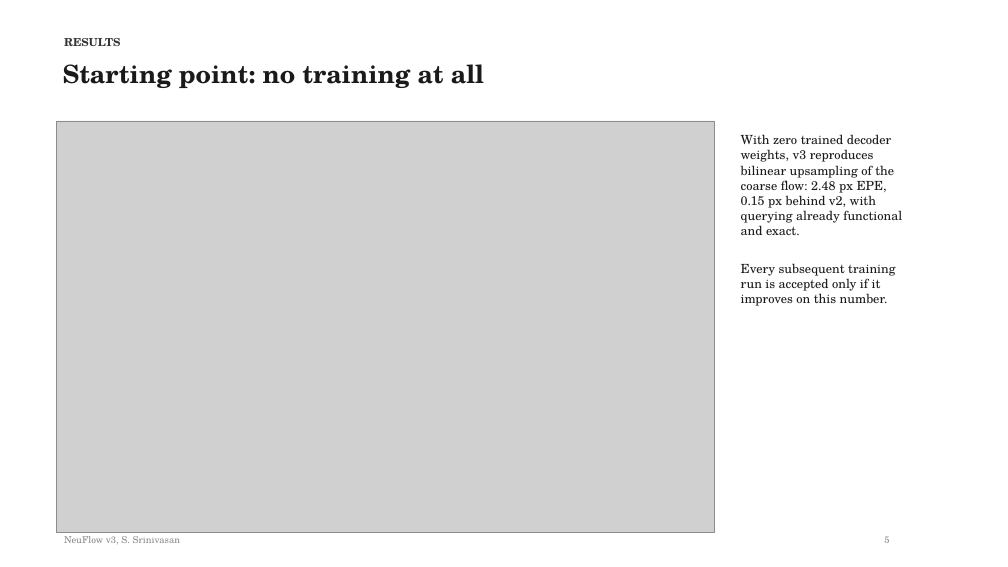
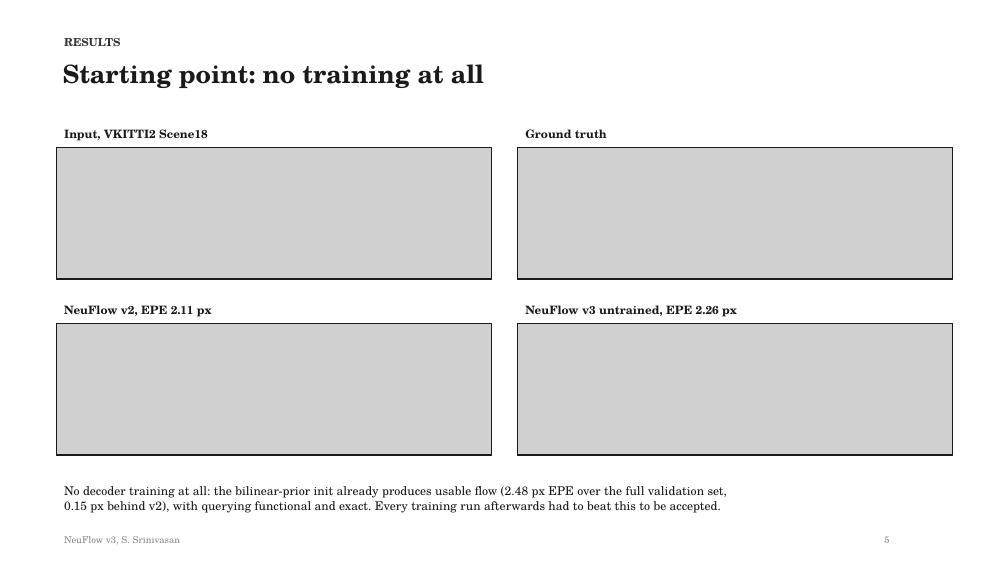
Before and after one commit to shrirag10/Neuflowv3, a slide deck: slide 5 of docs/NeuFlow_v3_status.pptx. Drawn at 1008x567 pixels with LibreOffice and Linux fonts; fonts in the diff are those of the drawing; grey boxes stand for pictures. Boxes give left, top, right and bottom in pixels: in the first picture for what was removed or moved away, otherwise in the second. Text is boxed around its words. In the diff, an @@ line names an element or a change of style, - is before the commit and + after.

```diff
--- a/docs/NeuFlow_v3_status.pptx
+++ b/docs/NeuFlow_v3_status.pptx
@@ picture removed at (x1=57, y1=121, x2=715, y2=532) @@
@@ picture added at (x1=57, y1=147, x2=492, y2=279) @@
@@ rectangle added at (x1=57, y1=147, x2=492, y2=279), outline #1A1A1A 1.2 pt @@
@@ text added at (x1=64, y1=129, x2=208, y2=141), 11 pt, text #1A1A1A, bold @@
+Input, VKITTI2 Scene18
@@ picture added at (x1=518, y1=147, x2=953, y2=279) @@
@@ rectangle added at (x1=518, y1=147, x2=953, y2=279), outline #1A1A1A 1.2 pt @@
@@ text added at (x1=525, y1=129, x2=607, y2=138), 11 pt, text #1A1A1A, bold @@
+Ground truth
@@ text removed at (x1=741, y1=134, x2=902, y2=306) @@
-With zero trained decoder
-weights, v3 reproduces
-bilinear upsampling of the
-coarse flow: 2.48 px EPE,
-0.15 px behind v2, with
-querying already functional
-and exact.
-Every subsequent training
-run is accepted only if it
-improves on this number.
@@ picture added at (x1=57, y1=324, x2=492, y2=455) @@
@@ rectangle added at (x1=57, y1=324, x2=492, y2=455), outline #1A1A1A 1.2 pt @@
@@ text added at (x1=64, y1=305, x2=212, y2=317), 11 pt, text #1A1A1A, bold @@
+NeuFlow v2, EPE 2.11 px
@@ picture added at (x1=518, y1=324, x2=953, y2=455) @@
@@ rectangle added at (x1=518, y1=324, x2=953, y2=455), outline #1A1A1A 1.2 pt @@
@@ text added at (x1=525, y1=305, x2=737, y2=317), 11 pt, text #1A1A1A, bold @@
+NeuFlow v3 untrained, EPE 2.26 px
@@ text added at (x1=64, y1=486, x2=727, y2=513), 11.5 pt, text #1A1A1A @@
+No decoder training at all: the bilinear-prior init already produces usable flow (2.48 px EPE over the full validation set,
+0.15 px behind v2), with querying functional and exact. Every training run afterwards had to beat this to be accepted.
```
Also in this commit, not shown: 5 other slides changed, 2 slides added, 1 slide removed, 23 other files.
